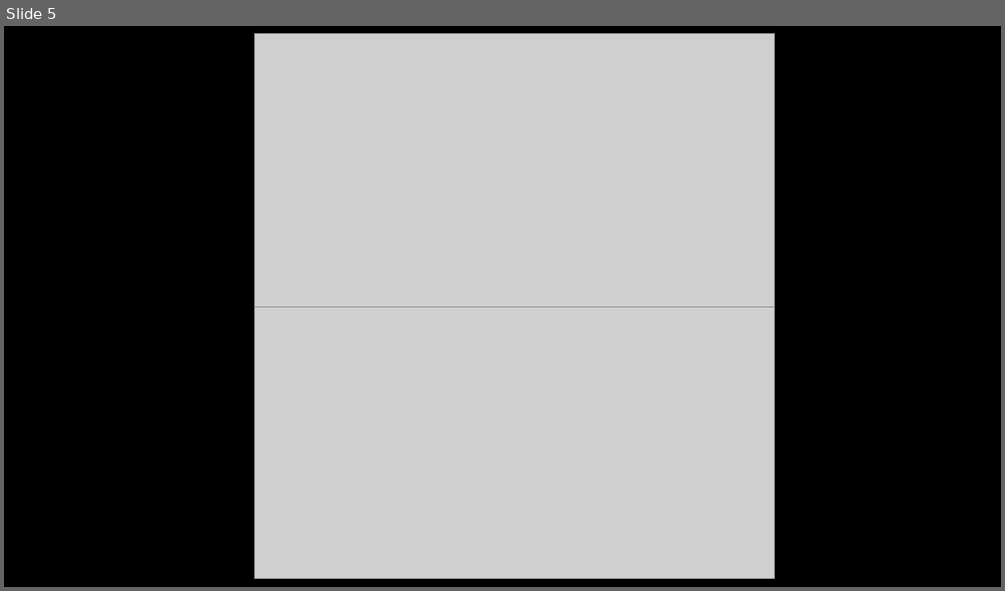
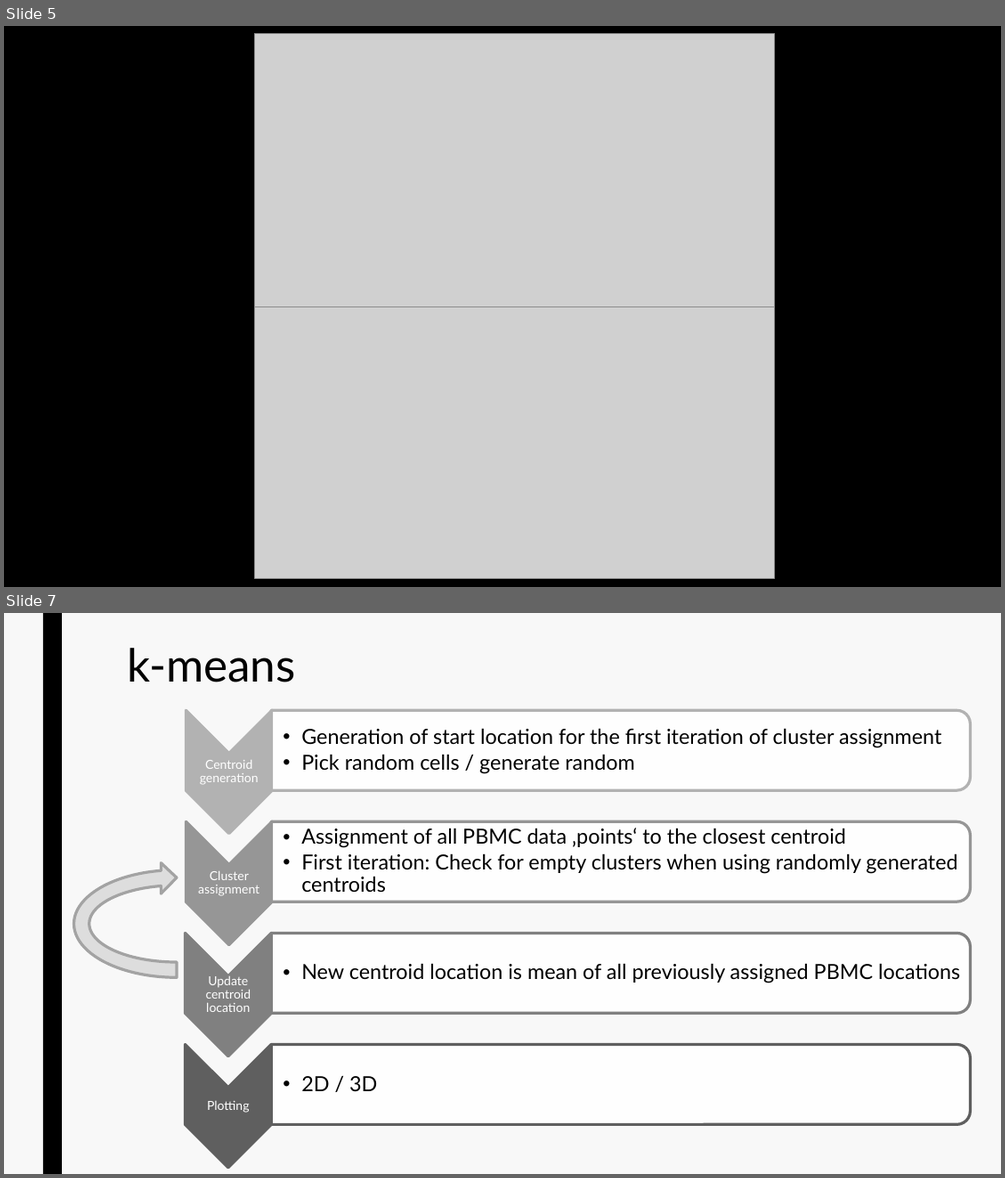
Before and after one commit to datascience-mobi/group-02-project-4-2, a slide deck: Project Proposal.pptx. Shown one above the other, each under a label of ours: slide 5 before the commit, slides 5 and 7 after it; the slides between them are not shown. The pictures are 1005x591 and 1005x1178 pixels, drawn with LibreOffice and Linux fonts; fonts in the diff are those of the drawing; grey boxes stand for pictures. Boxes give left, top, right and bottom in pixels: in the first picture for what was removed or moved away, otherwise in the second. Text is boxed around its words. In the diff, an @@ line names an element or a change of style, - is before the commit and + after.

```diff
--- a/Project Proposal.pptx
+++ b/Project Proposal.pptx
@@ slide 7 added at [4,613,1001,1174], background #F8F8F8 @@
@@ rectangle added at [43,613,62,1174], fill #000000 @@
@@ title added at [127,648,296,682], 44 pt, text #000000 @@
+k-means
@@ circular arrow added at [66,863,287,985], fill #DDDDDD, outline #A3A3A3 2.75 pt @@
@@ group added at [185,710,971,1167]: 8 texts, 4 chevrons, 4 round same rects @@
+Centroid generation
+  • Generation of start location for the first iteration of cluster assignment
+  • Pick random cells / generate random
+Cluster assignment
+  • Assignment of all PBMC data ‚points‘ to the closest centroid
+  • First iteration: Check for empty clusters when using randomly generated centroids
+Update centroid location
+  • New centroid location is mean of all previously assigned PBMC locations
+Plotting
+  • 2D / 3D
```
Also in this commit, not shown: 1 other slide added.
